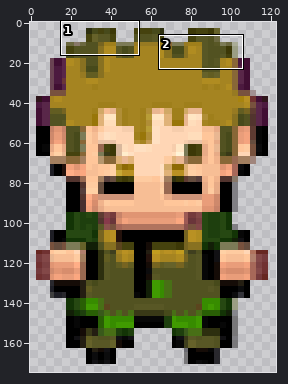
One commit to this sprite sheet: Assets/Art/NPCs/NPC_Green_Male_Static.png. Above, an overview of the earlier version with the close-up marked.
Close-up. The starting point:
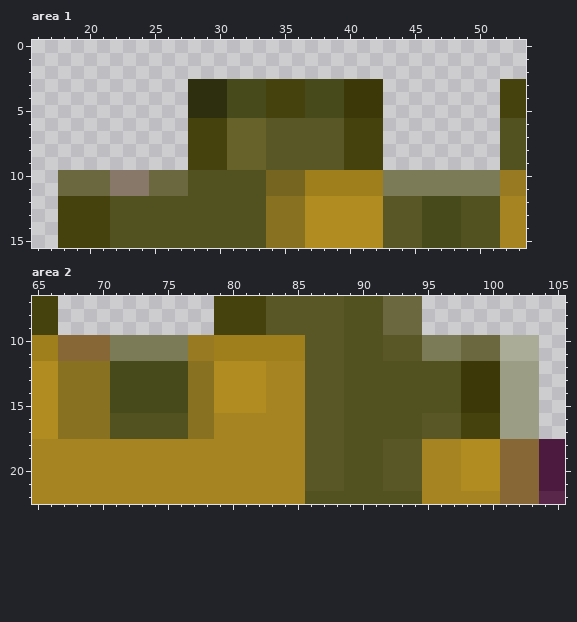
The file is 125x175 pixels. Colours within 5 levels of each other are drawn and written as one. Shown: area 1: x 16..53, y 0..15; area 2: x 65..105, y 7..22. The wide view leaves out empty margins. The commit also changed other parts of the picture, which this record leaves out.
And afterwards:
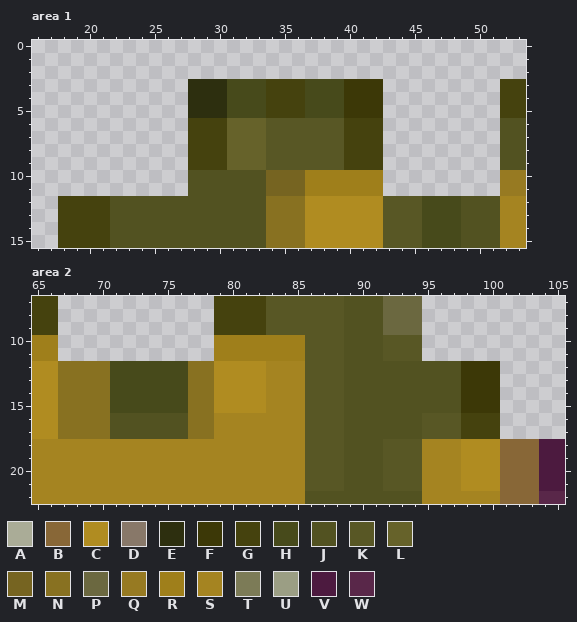
Palette (. is transparent): A #aaac97  B #886737  C #b08c21  D #887869  E #2d2f0f  F #3c3807  G #45420e  H #474a1b  J #525221  K #585725  L #66622a  M #766421  N #887121  P #6b6840  Q #977a22  R #9f7f1b  S #a58421  T #7c7b57  U #9b9e84  V #4c1a3f  W #592749
Change:
--- area 1
@@ x 16..53 @@
  9 ............GGGLLLKKKKKKGGG.........JJ
-10 ..PPPPDDDPPPJJJJJJMMMRRRRRRTTTTTTTTTQQ
-11 ..PPPPDDDPPPJJJJJJMMMRRRRRRTTTTTTTTTQQ
+10 ............JJJJJJMMMRRRRRR.........QQ
+11 ............JJJJJJMMMRRRRRR.........QQ
 12 ..GGGGJJJJJJJJJJJJNNNCCCCCCKKKHHHJJJSS
--- area 2
@@ x 65..105 @@
  9 GG............GGGGKKKKKKJJJPPP...........
-10 RRBBBBTTTTTTQQRRRRRRRKKKJJJKKKTTTPPPAAA..
-11 RRBBBBTTTTTTQQRRRRRRRKKKJJJKKKTTTPPPAAA..
-12 CCNNNNHHHHHHNNCCCCSSSKKKJJJJJJJJJFFFUUU..
-13 CCNNNNHHHHHHNNCCCCSSSKKKJJJJJJJJJFFFUUU..
-14 CCNNNNHHHHHHNNCCCCSSSKKKJJJJJJJJJFFFUUU..
-15 CCNNNNHHHHHHNNCCCCSSSKKKJJJJJJJJJFFFUUU..
-16 CCNNNNJJJJJJNNSSSSSSSKKKJJJJJJKKKGGGUUU..
-17 CCNNNNJJJJJJNNSSSSSSSKKKJJJJJJKKKGGGUUU..
+10 RR............RRRRRRRKKKJJJKKK...........
+11 RR............RRRRRRRKKKJJJKKK...........
+12 CCNNNNHHHHHHNNCCCCSSSKKKJJJJJJJJJFFF.....
+13 CCNNNNHHHHHHNNCCCCSSSKKKJJJJJJJJJFFF.....
+14 CCNNNNHHHHHHNNCCCCSSSKKKJJJJJJJJJFFF.....
+15 CCNNNNHHHHHHNNCCCCSSSKKKJJJJJJJJJFFF.....
+16 CCNNNNJJJJJJNNSSSSSSSKKKJJJJJJKKKGGG.....
+17 CCNNNNJJJJJJNNSSSSSSSKKKJJJJJJKKKGGG.....
 18 SSSSSSSSSSSSSSSSSSSSSKKKJJJKKKSSSCCCBBBVV
